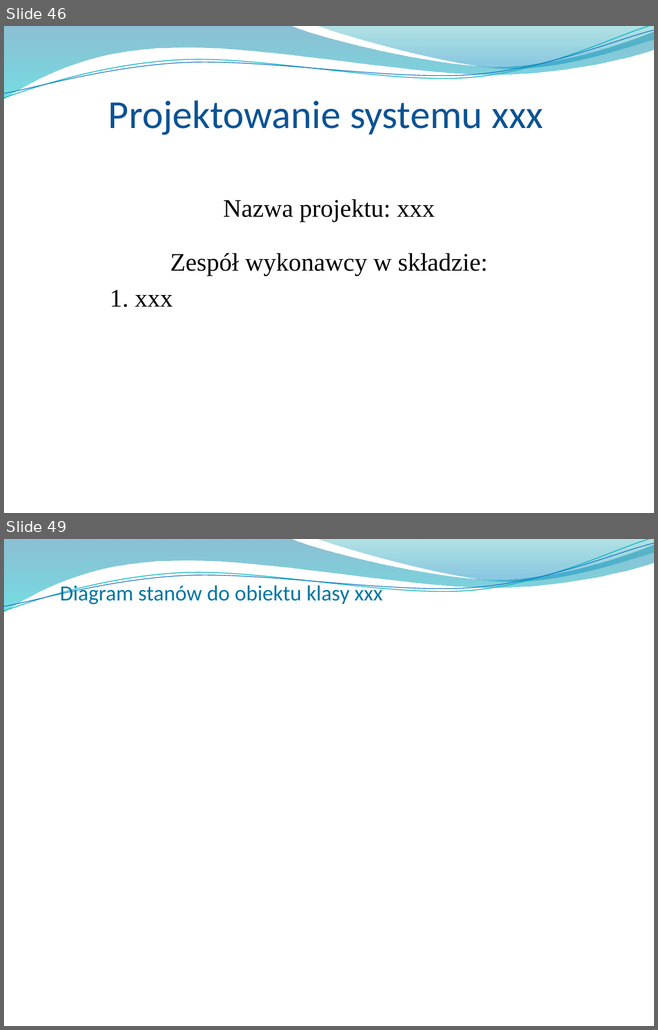
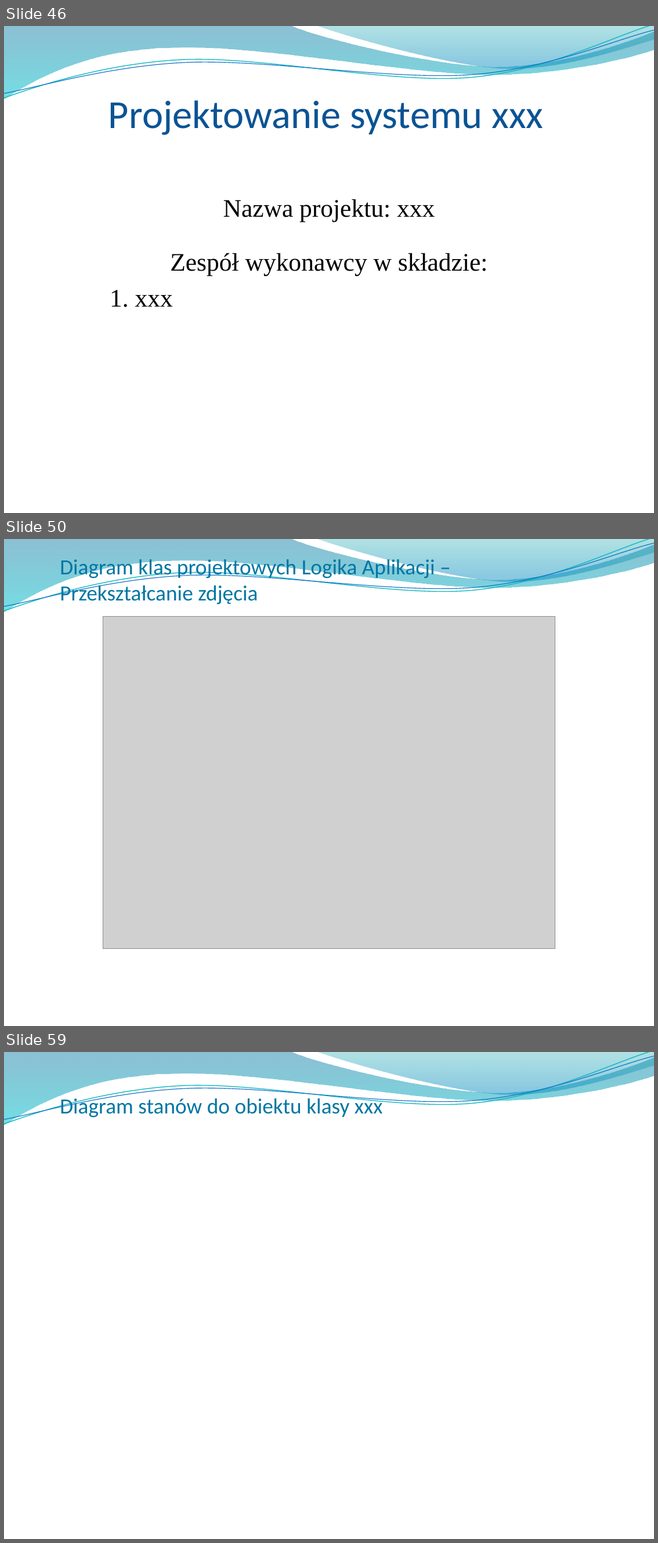
Before and after one commit to Manomenu/okno-mpsi-2026, a slide deck: Przeglad_koncowy_notes_ai.pptx. Shown one above the other, each under a label of ours: slides 46 and 49 before the commit, slides 46, 50 and 59 after it; the slides between them are not shown. The pictures are 658x1030 and 658x1543 pixels, drawn with LibreOffice and Linux fonts; fonts in the diff are those of the drawing; grey boxes stand for pictures; background and template pictures are left out. Boxes give left, top, right and bottom in pixels: in the first picture for what was removed or moved away, otherwise in the second. Text is boxed around its words. In the diff, an @@ line names an element or a change of style, - is before the commit and + after.

```diff
--- a/Przeglad_koncowy_notes_ai.pptx
+++ b/Przeglad_koncowy_notes_ai.pptx
@@ slide 50 added at [4, 539, 654, 1026], background picture (left out); not listed: 4 template elements that a slide beside it also shows @@
@@ title added at [60, 556, 435, 605], 24 pt, text #0076A3 @@
+Diagram klas projektowych Logika Aplikacji – Przekształcanie zdjęcia
@@ picture added at [103, 616, 555, 949] @@
@@ what was slide 49 is now slide 59 @@
```
Also in this commit, not shown: 2 slides changed, 9 other slides added.
